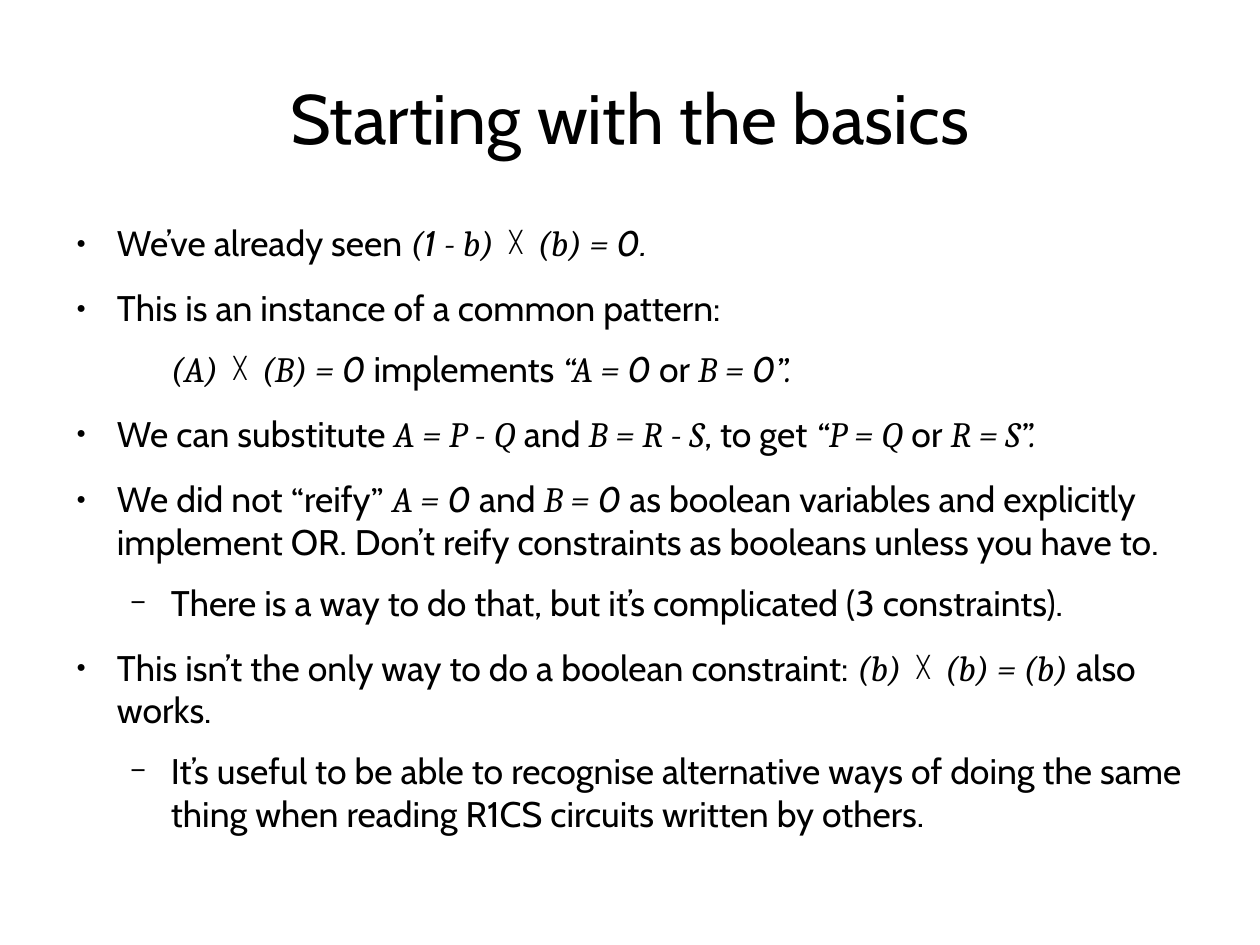
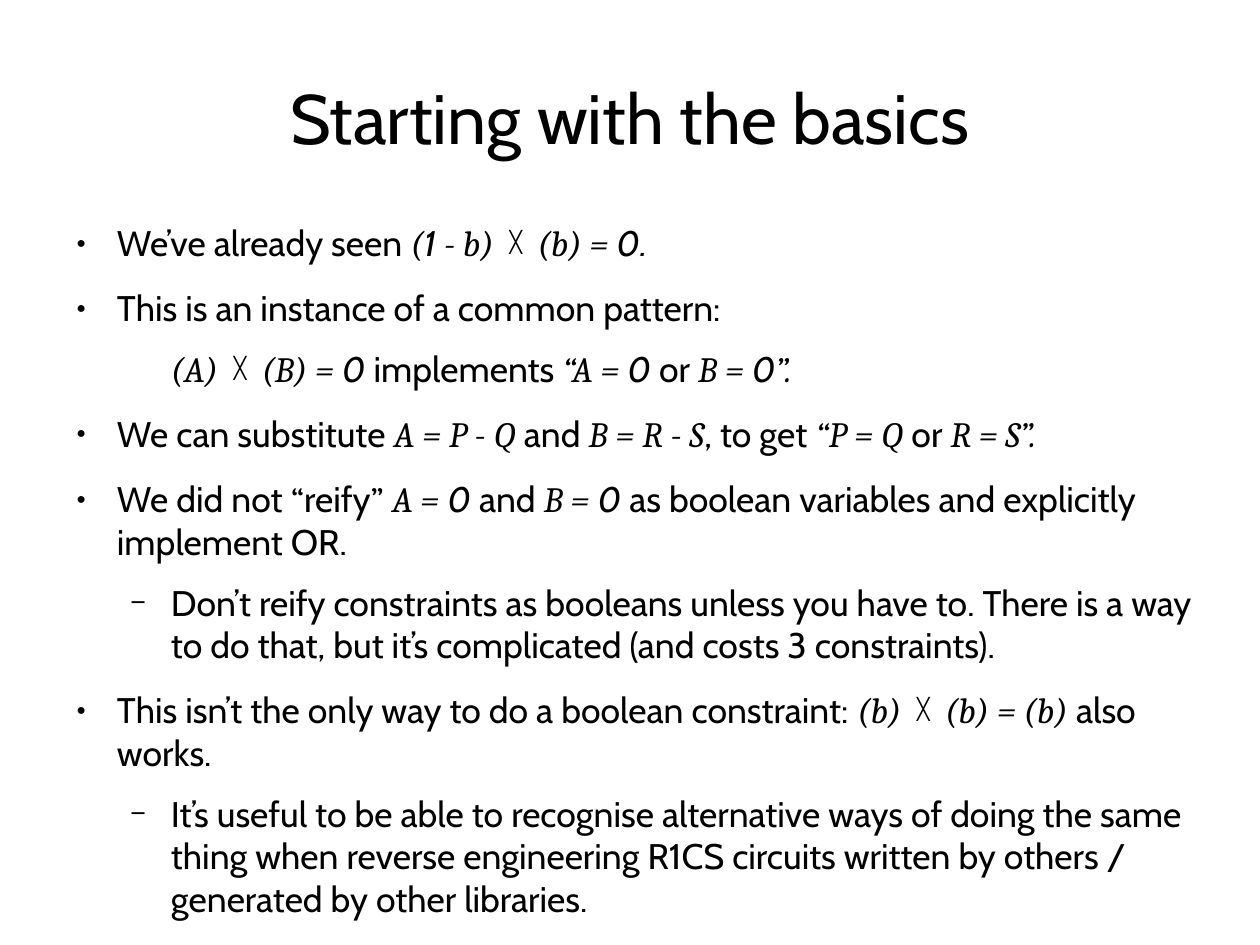
Before and after one commit to daira/zcon0, a slide deck: slide 14 of zkproofs.odp (slide 12 before the commit). Drawn at 1260x945 pixels with LibreOffice and Linux fonts; fonts in the diff are those of the drawing. Boxes give left, top, right and bottom in pixels: in the first picture for what was removed or moved away, otherwise in the second. Text is boxed around its words. In the diff, an @@ line names an element or a change of style, - is before the commit and + after.

```diff
--- a/zkproofs.odp
+++ b/zkproofs.odp
@@ text at (117, 485, 1191, 666): text changed @@
-● We did not “reify” A = 0 and B = 0 as boolean variables and explicitly implement OR. Don’t reify constraints as booleans unless you have to.
-  − There is a way to do that, but it’s complicated (3 constraints).
+● We did not “reify” A = 0 and B = 0 as boolean variables and explicitly implement OR.
+  − Don’t reify constraints as booleans unless you have to. There is a way to do that, but it’s complicated (and costs 3 constraints).
@@ text at (171, 800, 1181, 920): text changed @@
-  − It’s useful to be able to recognise alternative ways of doing the same thing when reading R1CS circuits written by others.
+  − It’s useful to be able to recognise alternative ways of doing the same thing when reverse engineering R1CS circuits written by others / generated by other libraries.
```
Also in this commit, not shown: 7 other slides changed, 6 slides added, 1 other file.
